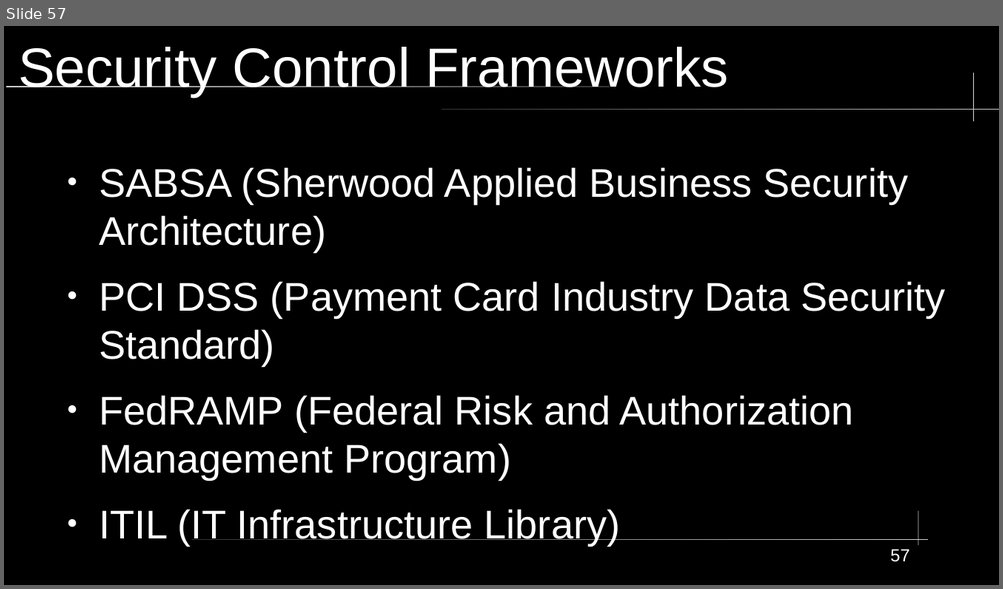
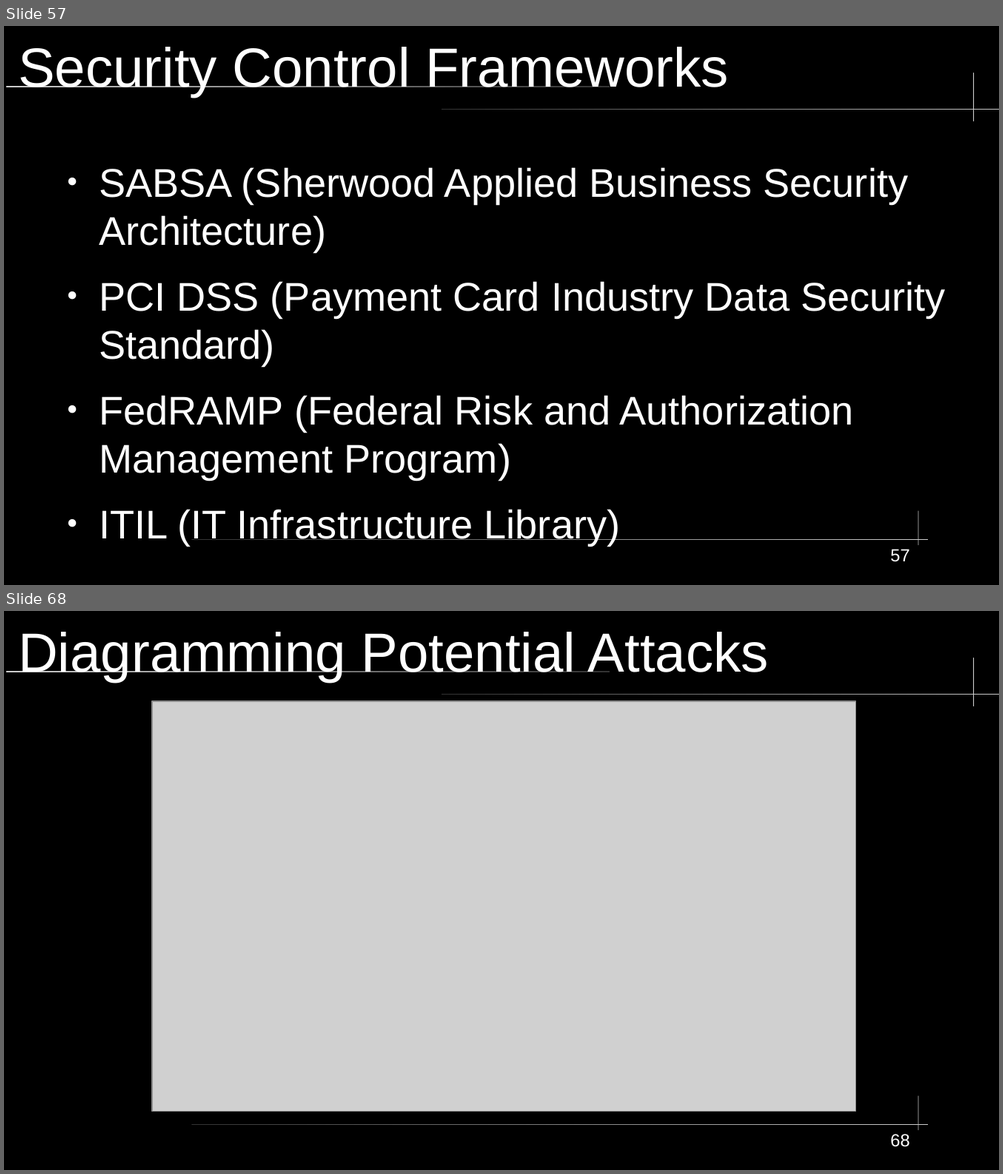
Before and after one commit to City-Colleges-of-Chicago-Cybersecurity/COMPSFI-214, a slide deck: 2026/Spring/powerpoints/Chapter-01-Security-Governance-Through-Principles-and-Policies.odp. Shown one above the other, each under a label of ours: slide 57 before the commit, slides 57 and 68 after it; the slides between them are not shown. The pictures are 1003x589 and 1003x1174 pixels, drawn with LibreOffice and Linux fonts; fonts in the diff are those of the drawing; grey boxes stand for pictures. Boxes give left, top, right and bottom in pixels: in the first picture for what was removed or moved away, otherwise in the second. Text is boxed around its words. In the diff, an @@ line names an element or a change of style, - is before the commit and + after.

```diff
--- a/2026/Spring/powerpoints/Chapter-01-Security-Governance-Through-Principles-and-Policies.odp
+++ b/2026/Spring/powerpoints/Chapter-01-Security-Governance-Through-Principles-and-Policies.odp
@@ slide 68 added at <box>4,611,999,1170</box>, background #000000; not listed: 5 template elements that a slide beside it also shows @@
@@ title added at <box>18,632,768,682</box>, 44 pt, text #FFFFFF @@
+Diagramming Potential Attacks
@@ picture added at <box>152,701,856,1112</box> @@
@@ page number added at <box>890,1134,909,1147</box>, 14 pt, text #FFFFFF @@
+68
```
Also in this commit, not shown: 2 slides changed, 11 other slides added.
